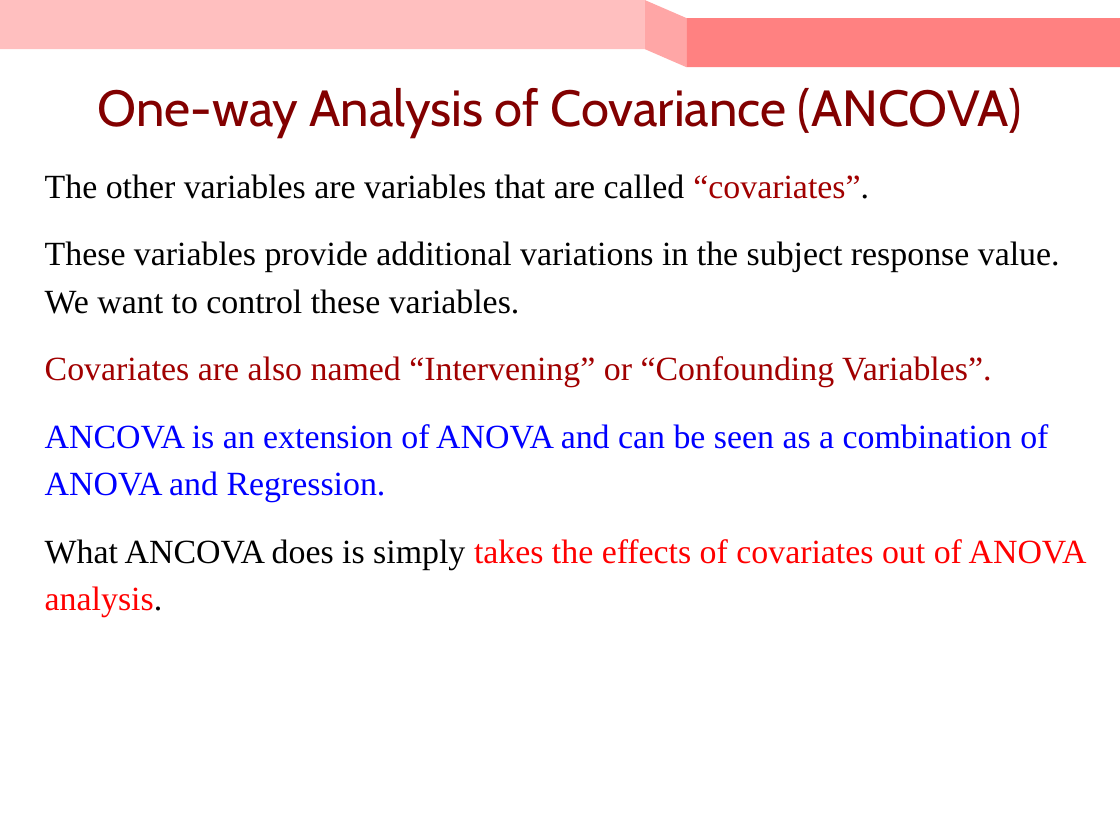
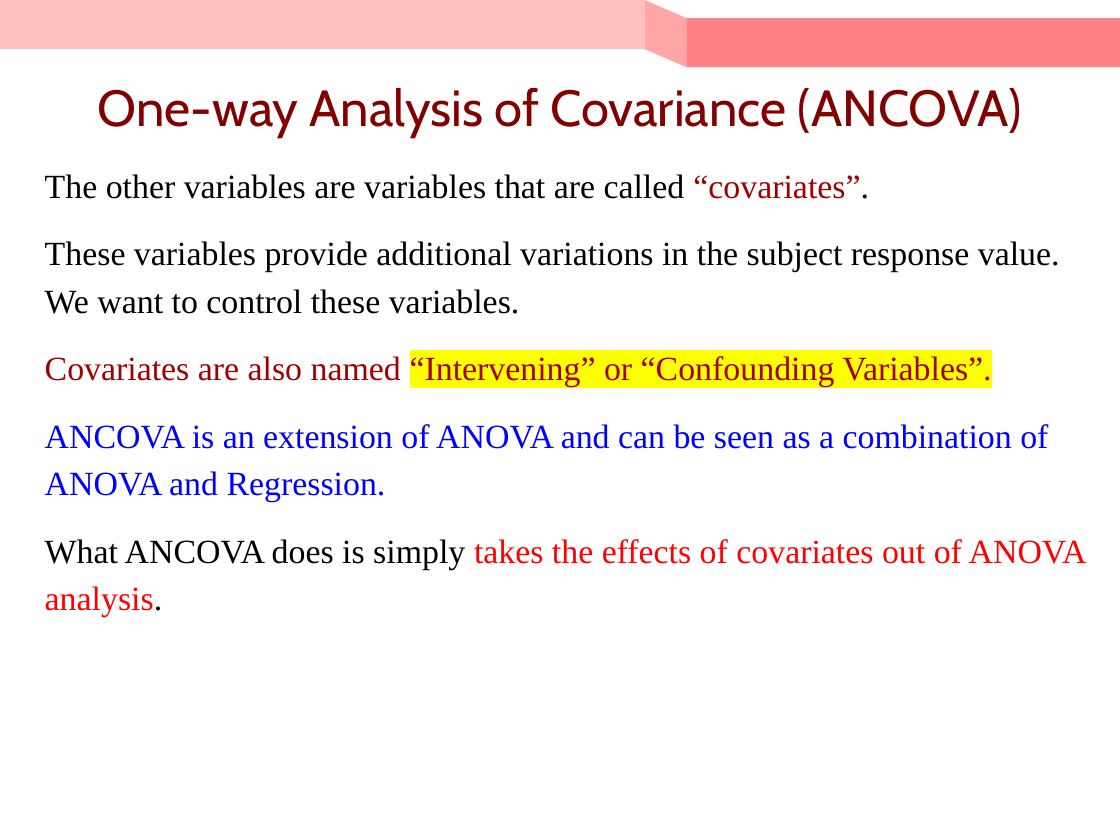
Before and after one commit to KuroTaiga/MSCS_BU, a slide deck: slide 15 of CS555/L10/Lecture 10_ANOVA and ANCOVA.pptx (slide 16 before the commit). Drawn at 1120x840 pixels with LibreOffice and Linux fonts; fonts in the diff are those of the drawing. Boxes give left, top, right and bottom in pixels: in the first picture for what was removed or moved away, otherwise in the second. Text is boxed around its words. In the diff, an @@ line names an element or a change of style, - is before the commit and + after.

```diff
--- a/CS555/L10/Lecture 10_ANOVA and ANCOVA.pptx
+++ b/CS555/L10/Lecture 10_ANOVA and ANCOVA.pptx
@@ text at [45, 356, 991, 388]: highlight none to #FFFF00 in "“Intervening” or “Confounding Variables”." @@
```
Also in this commit, not shown: 7 other slides changed, 1 slide added, 11 slides removed, 19 other files.
